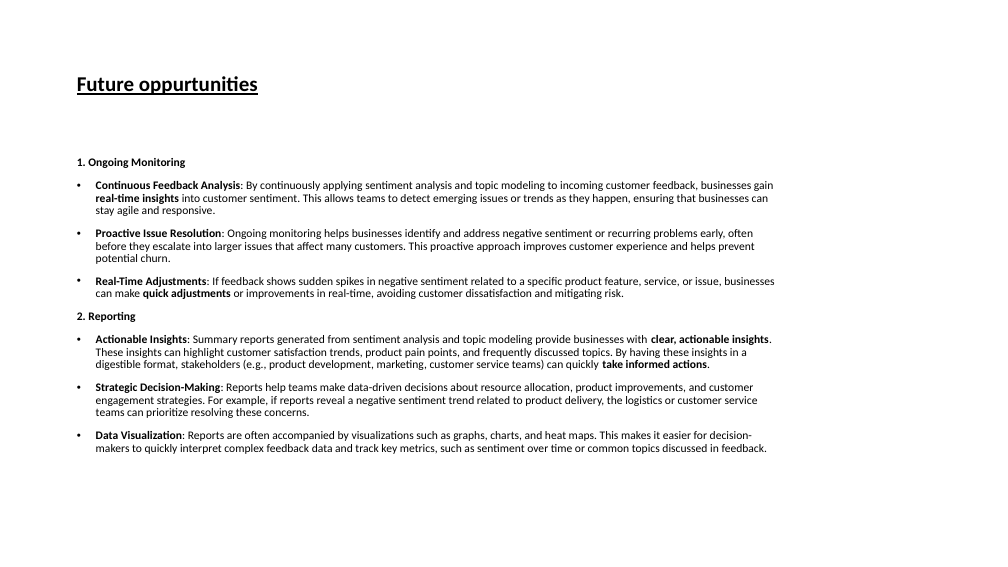
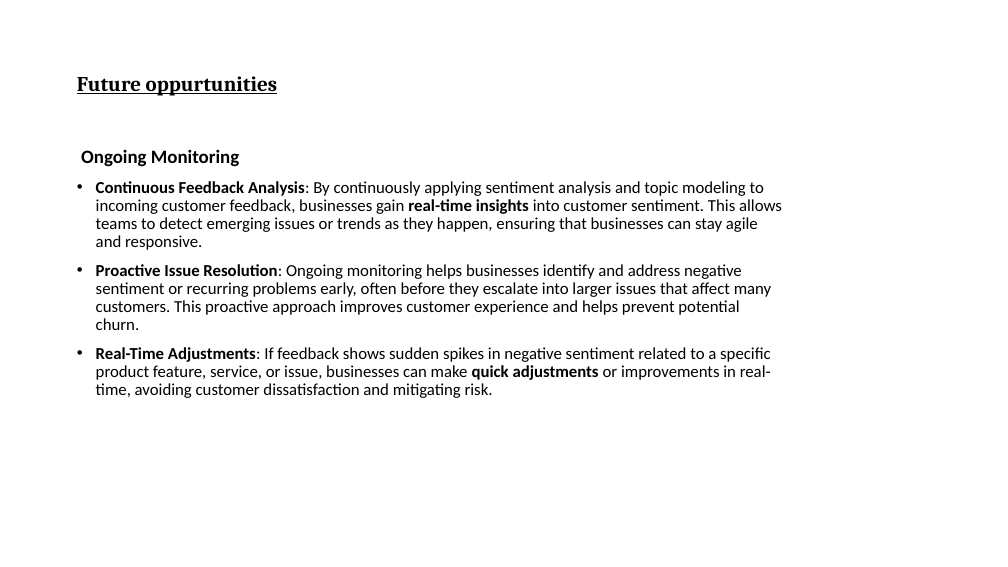
Before and after one commit to ShiviV/DHL-Sentiment-and-Topic-modelling, a slide deck: slide 12 of DHL Approach.pptm (slide 11 before the commit). Drawn at 1008x567 pixels with LibreOffice and Linux fonts; fonts in the diff are those of the drawing. Boxes give left, top, right and bottom in pixels: in the first picture for what was removed or moved away, otherwise in the second. Text is boxed around its words. In the diff, an @@ line names an element or a change of style, - is before the commit and + after.

```diff
--- a/DHL Approach.pptm
+++ b/DHL Approach.pptm
@@ title "Future oppurtunities" at [77,76,277,96]: font Calibri to Cambria @@
@@ text "Ongoing Monitoring": place and size @@
-text "Ongoing Monitoring" at [77,158,774,454]
+text "Ongoing Monitoring" at [81,149,782,398]
@@ text at [81,149,239,167]: text changed; size 11 to 18 pt @@
-1. Ongoing Monitoring
+Ongoing Monitoring
@@ text at [96,181,782,398]: size 11 to 16 pt @@
@@ text at [77,312,772,454]: paragraphs removed @@
-2. Reporting
-• Actionable Insights: Summary reports generated from sentiment analysis and topic modeling provide businesses with clear, actionable insights. These insights can highlight customer satisfaction trends, product pain points, and frequently discussed topics. By having these insights in a digestible format, stakeholders (e.g., product development, marketing, customer service teams) can quickly take informed actions.
-• Strategic Decision-Making: Reports help teams make data-driven decisions about resource allocation, product improvements, and customer engagement strategies. For example, if reports reveal a negative sentiment trend related to product delivery, the logistics or customer service teams can prioritize resolving these concerns.
-• Data Visualization: Reports are often accompanied by visualizations such as graphs, charts, and heat maps. This makes it easier for decision-makers to quickly interpret complex feedback data and track key metrics, such as sentiment over time or common topics discussed in feedback.
```
Also in this commit, not shown: 4 other slides changed, 2 slides added, 2 slides removed.
